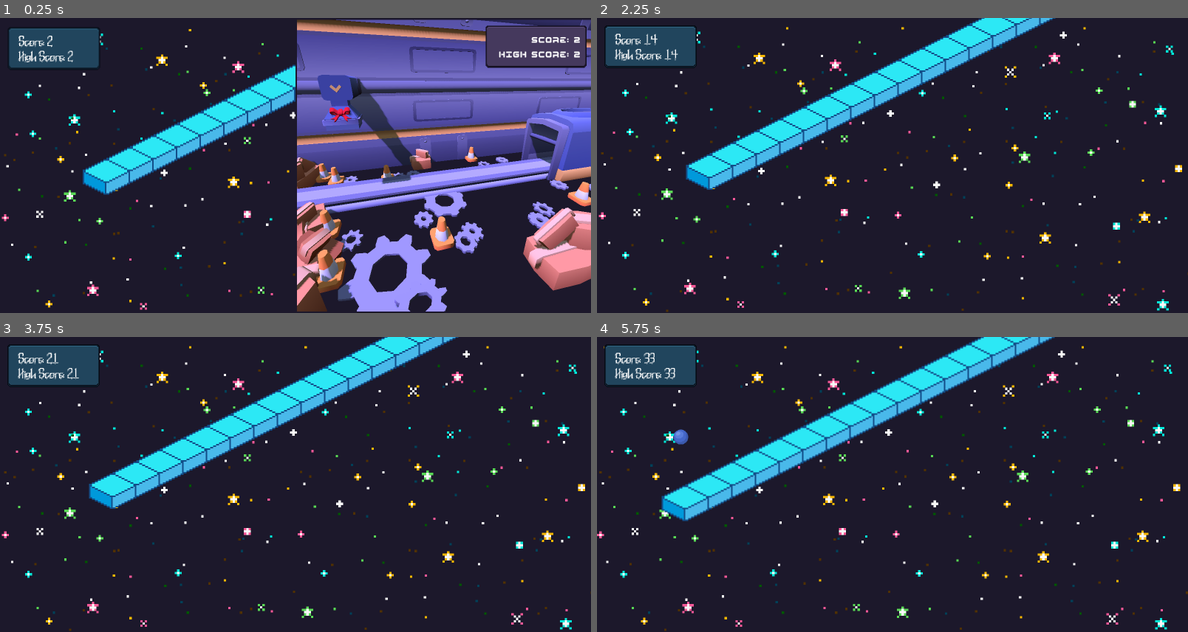
Above: before the commit, frames 1-4 (two rows, left to right).
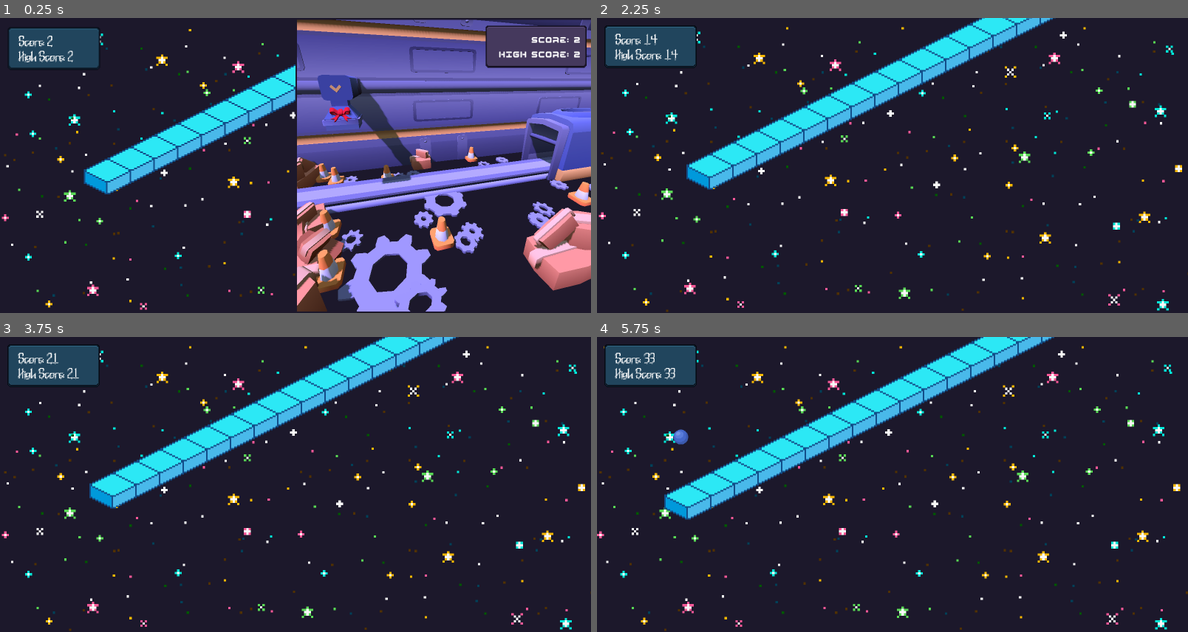
Above: after the commit, the same moments.

Repository: ofknee/tap-tap-tap
Game: Godot game, scene res://scenes/root.tscn
Two runs of this game, one before a commit and one after it. Both use one fixed random seed, a clock stepped at 60 frames per second and the inputs below.
Inputs:
- Up to frame 1 (0.25 s): no input
- Up to frame 2 (2.25 s): tap Enter at 0.5 s; hold Right (RIGHT) 0.53-1.28 s; tap Shift (SWITCH) at 0.6, 1.35, 2.1 s; hold A (LEFT) 1.28-2.03 s; tap Space at 2 s; hold Right (RIGHT) from 2.03 s (still down)
- Up to frame 3 (3.75 s): tap Shift (SWITCH) at 2.85, 3.6 s; tap Enter at 3.5 s; release Right (RIGHT) at 3.53 s; hold A (LEFT) from 3.53 s (still down)
- Up to frame 4 (5.75 s): keep holding A (LEFT); tap Shift (SWITCH) at 4.35, 5.1 s; tap Space at 5 s

The runs differ from the first frame. In frame 1, 1.0% of the frame differs, in the area x 14-50%, y 15-60%; in frame 2, 1.2%; in frame 3, 1.2%; in frame 4, 1.7%, in the area x 10-78%, y 0-63%.

Commit message:
fixed jittering and resynced

Diff:
--- a/scenes/factory/spawnable.gd
+++ b/scenes/factory/spawnable.gd
@@ -1,6 +1,6 @@
 extends RigidBody3D
 
-var speed = Global.speed/100
+var speed = Global.speed/99
 #@onready var top : CollisionShape3D = $Top
 
 # Called when the node enters the scene tree for the first time.
--- a/scenes/important/global.gd
+++ b/scenes/important/global.gd
@@ -5,7 +5,7 @@
 		generation = new_generation
 		generation_updated.emit(generation)
 
-var speed : float = 1.1
+var speed : float = 1
 var score = 0
 var high_score = 0
 var jump_vel = -380
